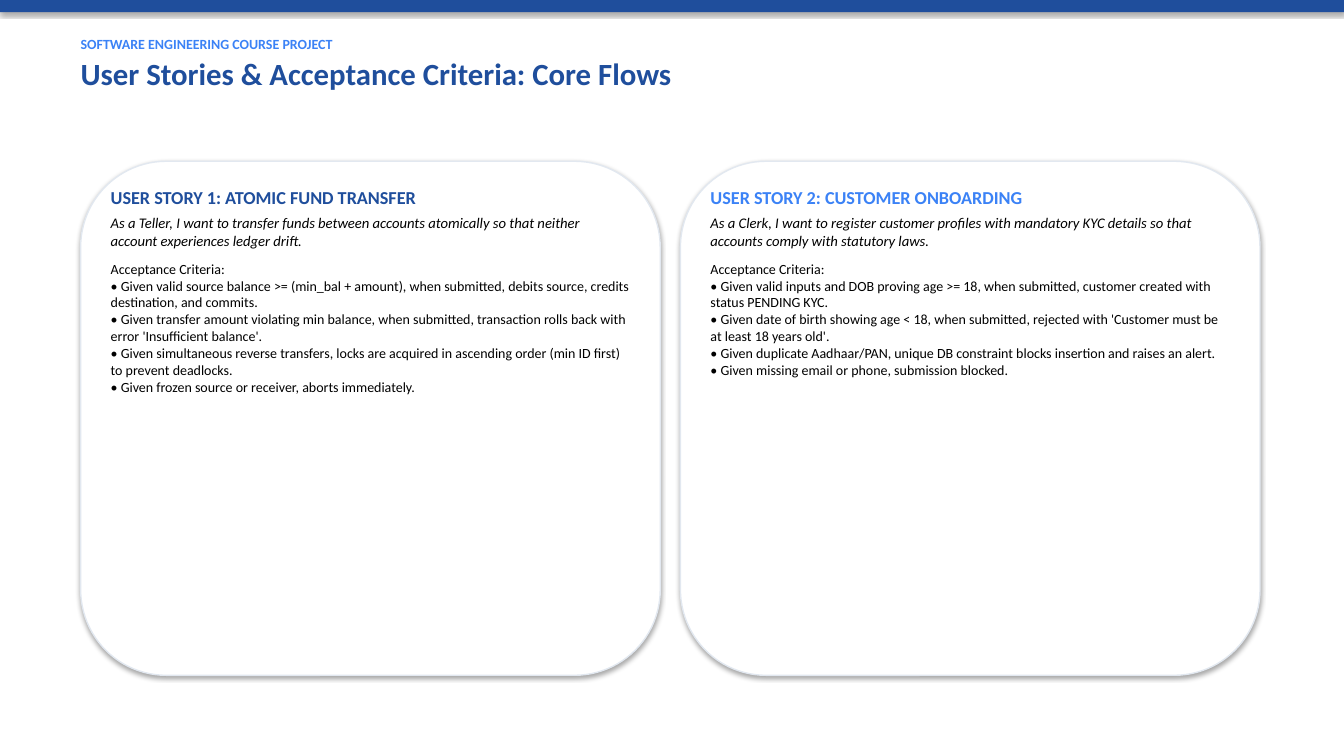
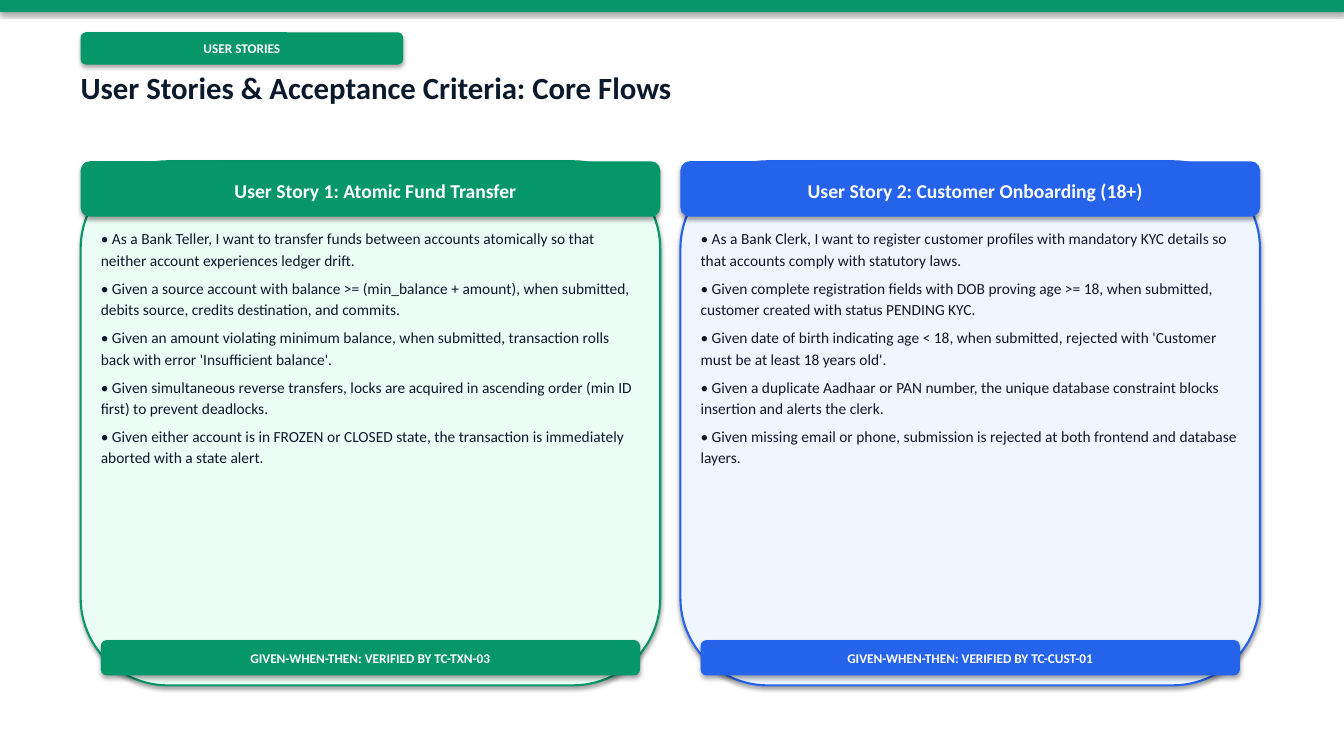
Before and after one commit to shreyasghatekar1-prog/Database-Management-System-Course-Project, a slide deck: slide 16 of Bank_Management_System_Software_Engineering_Presentation.pptx. Drawn at 1344x756 pixels with LibreOffice and Linux fonts; fonts in the diff are those of the drawing. Boxes give left, top, right and bottom in pixels: in the first picture for what was removed or moved away, otherwise in the second. Text is boxed around its words. In the diff, an @@ line names an element or a change of style, - is before the commit and + after.

```diff
--- a/Bank_Management_System_Software_Engineering_Presentation.pptx
+++ b/Bank_Management_System_Software_Engineering_Presentation.pptx
@@ rectangle at bbox=[0, 0, 1344, 12]: fill #1F4E9C to #059669 @@
@@ text at bbox=[81, 40, 333, 49]: paragraph removed @@
-SOFTWARE ENGINEERING COURSE PROJECT
@@ rounded rectangle added at bbox=[81, 32, 403, 65], fill #059669, 9.5 pt, text #FFFFFF, bold @@
+USER STORIES
@@ text "User Stories & Acceptance Criteria: ...": place and size @@
-text "User Stories & Acceptance Criteria: ..." at bbox=[81, 40, 671, 90]
+text "User Stories & Acceptance Criteria: ..." at bbox=[81, 77, 671, 104]
@@ text "User Stories & Acceptance Criteria: ..." at bbox=[81, 77, 671, 104]: text colour #1F4E9C to #0B192C; less space between paragraphs @@
@@ rounded rectangle: place and size @@
-rounded rectangle at bbox=[81, 161, 660, 676]
+rounded rectangle at bbox=[81, 161, 660, 686]
@@ rounded rectangle at bbox=[81, 161, 660, 686]: fill #FFFFFF to #ECFDF5; outline #E2E8F0 1 pt to #059669 1.5 pt @@
@@ rounded rectangle added at bbox=[81, 161, 660, 217], fill #059669, 14 pt, text #FFFFFF, bold @@
+User Story 1: Atomic Fund Transfer
@@ rounded rectangle: place and size @@
-rounded rectangle at bbox=[681, 161, 1260, 676]
+rounded rectangle at bbox=[681, 161, 1260, 686]
@@ rounded rectangle at bbox=[681, 161, 1260, 686]: fill #FFFFFF to #EFF6FF; outline #E2E8F0 1 pt to #2563EB 1.5 pt @@
@@ rounded rectangle added at bbox=[681, 161, 1260, 217], fill #2563EB, 14 pt, text #FFFFFF, bold @@
+User Story 2: Customer Onboarding (18+)
@@ text at bbox=[101, 233, 631, 463]: text changed; size 10 to 11 pt; text colour #000000 to #0F172A @@
-USER STORY 1: ATOMIC FUND TRANSFER
-As a Teller, I want to transfer funds between accounts atomically so that neither account experiences ledger drift.
-Acceptance Criteria:
-• Given valid source balance >= (min_bal + amount), when submitted, debits source, credits destination, and commits.
-• Given transfer amount violating min balance, when submitted, transaction rolls back with error 'Insufficient balance'.
-• Given simultaneous reverse transfers, locks are acquired in ascending order (min ID first) to prevent deadlocks.
-• Given frozen source or receiver, aborts immediately.
+• As a Bank Teller, I want to transfer funds between accounts atomically so that neither account experiences ledger drift.
+• Given a source account with balance >= (min_balance + amount), when submitted, debits source, credits destination, and commits.
+• Given an amount violating minimum balance, when submitted, transaction rolls back with error 'Insufficient balance'.
+• Given simultaneous reverse transfers, locks are acquired in ascending order (min ID first) to prevent deadlocks.
+• Given either account is in FROZEN or CLOSED state, the transaction is immediately aborted with a state alert.
@@ text at bbox=[701, 233, 1237, 466]: text changed; size 10 to 11 pt; text colour #000000 to #0F172A @@
-USER STORY 2: CUSTOMER ONBOARDING
-As a Clerk, I want to register customer profiles with mandatory KYC details so that accounts comply with statutory laws.
-Acceptance Criteria:
-• Given valid inputs and DOB proving age >= 18, when submitted, customer created with status PENDING KYC.
-• Given date of birth showing age < 18, when submitted, rejected with 'Customer must be at least 18 years old'.
-• Given duplicate Aadhaar/PAN, unique DB constraint blocks insertion and raises an alert.
-• Given missing email or phone, submission blocked.
+• As a Bank Clerk, I want to register customer profiles with mandatory KYC details so that accounts comply with statutory laws.
+• Given complete registration fields with DOB proving age >= 18, when submitted, customer created with status PENDING KYC.
+• Given date of birth indicating age < 18, when submitted, rejected with 'Customer must be at least 18 years old'.
+• Given a duplicate Aadhaar or PAN number, the unique database constraint blocks insertion and alerts the clerk.
+• Given missing email or phone, submission is rejected at both frontend and database layers.
@@ rounded rectangle added at bbox=[101, 640, 640, 676], fill #059669, 9.5 pt, text #FFFFFF, bold @@
+GIVEN-WHEN-THEN: VERIFIED BY TC-TXN-03
@@ rounded rectangle added at bbox=[701, 640, 1240, 676], fill #2563EB, 9.5 pt, text #FFFFFF, bold @@
+GIVEN-WHEN-THEN: VERIFIED BY TC-CUST-01
```
Also in this commit, not shown: 26 other slides changed, 2 slides added, 2 slides removed, 1 other file.
